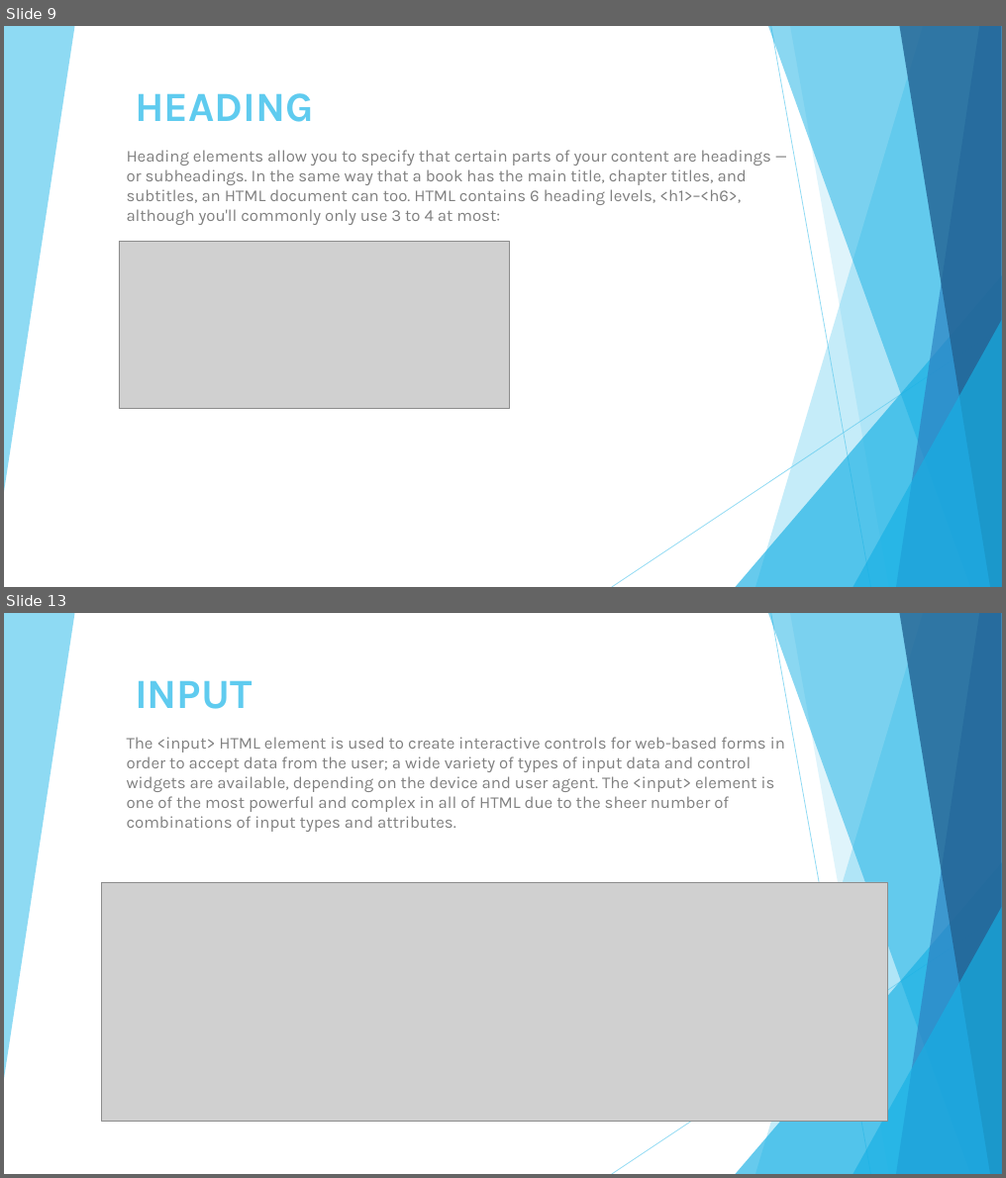
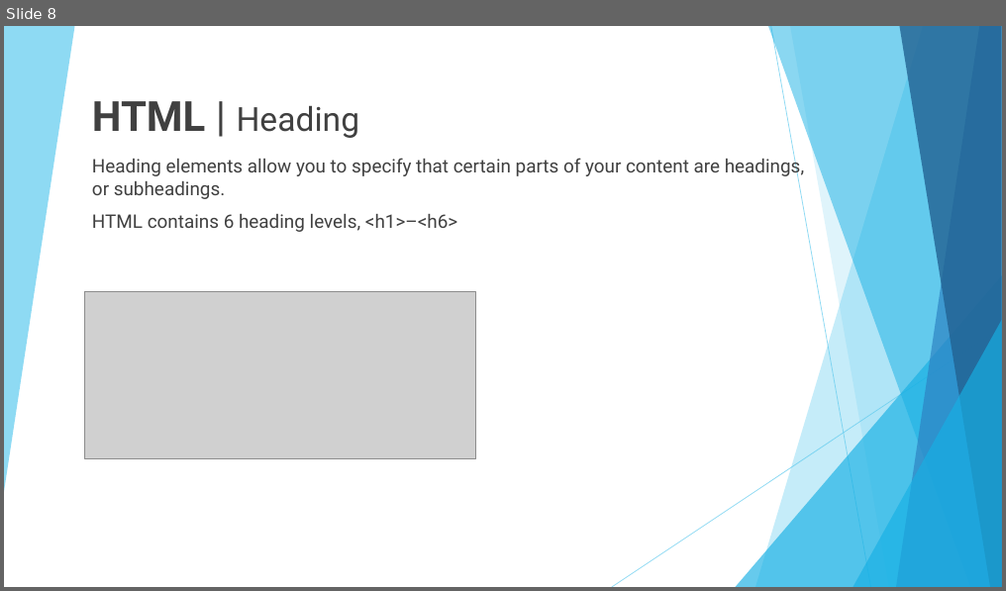
Before and after one commit to 01Primo/slides, a slide deck: 03_HTML.pptx. Shown one above the other, each under a label of ours: slides 9 and 13 before the commit, slide 8 after it; the slides between them are not shown. The pictures are 1006x1178 and 1006x591 pixels, drawn with LibreOffice and Linux fonts; fonts in the diff are those of the drawing; grey boxes stand for pictures. Boxes give left, top, right and bottom in pixels: in the first picture for what was removed or moved away, otherwise in the second. Text is boxed around its words. In the diff, an @@ line names an element or a change of style, - is before the commit and + after.

```diff
--- a/03_HTML.pptx
+++ b/03_HTML.pptx
@@ slide 13 removed at <box>4,613,1002,1174</box>, background #FFFFFF; not listed: 10 template elements that a slide beside it also shows @@
@@ title removed at <box>135,680,252,709</box> @@
-INPUT
@@ subtitle removed at <box>127,737,785,832</box> @@
-The <input> HTML element is used to create interactive controls for web-based forms in order to accept data from the user; a wide variety of types of input data and control widgets are available, depending on the device and user agent. The <input> element is one of the most powerful and complex in all of HTML due to the sheer number of combinations of input types and attributes.
@@ picture removed at <box>101,882,887,1122</box> @@
@@ what was slide 9 is now slide 8 @@
@@ slide 8 changed as well @@
@@ text at <box>92,101,360,138</box>: text changed; size 40 to 32 pt; font Karla to Roboto; text colour #5FCBEF to #404040; bold off @@
-HEADING
+HTML | Heading
@@ subtitle at <box>92,156,804,232</box>: text changed; size 16 to 18 pt; font Karla to Roboto; text colour #808080 to #404040 @@
-Heading elements allow you to specify that certain parts of your content are headings — or subheadings. In the same way that a book has the main title, chapter titles, and subtitles, an HTML document can too. HTML contains 6 heading levels, <h1>–<h6>, although you'll commonly only use 3 to 4 at most:
+Heading elements allow you to specify that certain parts of your content are headings, or subheadings.
+HTML contains 6 heading levels, <h1>–<h6>
@@ picture: place and size @@
-picture at <box>119,241,509,408</box>
+picture at <box>85,291,475,460</box>
```
Also in this commit, not shown: 6 other slides changed, 28 slides added, 7 other slides removed, 5 other files.
